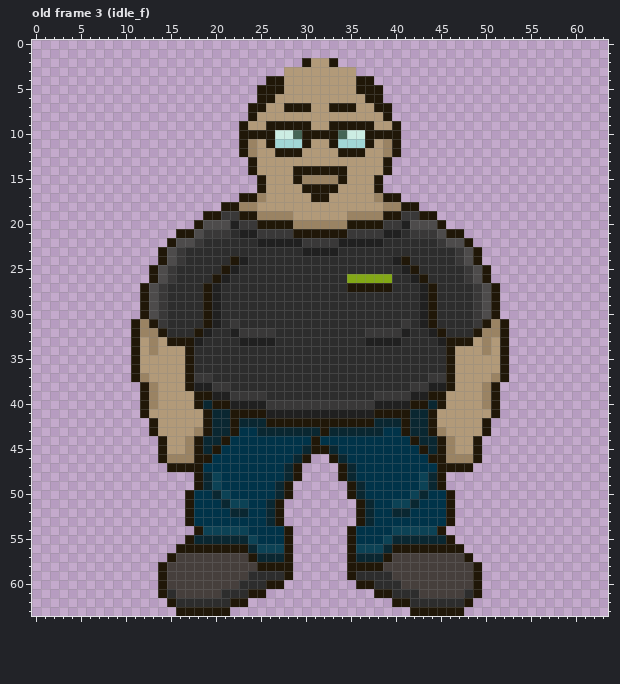
Two versions of one pixel-art file, godot/Projeto 1 -/arquivos/aseprite/carlao_anims.aseprite. This is how it looked before the edit.
64x64 pixels, 33 frames. Colours within 5 levels of each other are drawn and written as one. Shown: old frame 3 (idle_f). The commit also changed other frames, which this record leaves out.
New version:
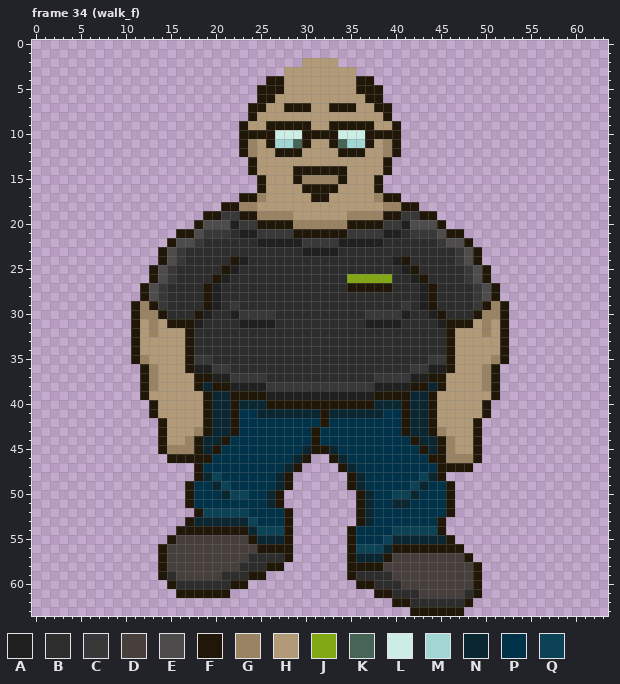
Palette (. is transparent): A #202020  B #2d2d2d  C #393838  D #463f3c  E #4d4b4b  F #201708  G #9a8363  H #b29a79  J #83a816  K #466556  L #ccede3  M #a1d6d5  N #0a2731  P #003349  Q #0c4255
A new or re-ordered frame is compared with the old frame closest to it.
Commit: Walk Carlão
Difference:
frames 33 -> 53
layer "player" added
layer "base" removed
Changed rows in their new state; - is an unchanged pixel.
Frame 34 (walk_f) is new; against old frame 3 (idle_f):
first column x 30:
 2 H--H
first column x 29:
10 L----L
11 K----K
first column x 11:
29 FGF--------C------------------C--------FGF
30 FGGF---FAB-ACCCC----------CCCCA-BAF---FGGF
31 -HGHFFFABB-BAAAA----------AAAAB-BBAFFFHGH-
32 -H-HHHFBB--BBBBB----------BBBBB--BBFHHH-H-
33 --H-HH-B----BBBB----------BBBB----B-HH-H--
34 --H------------------------------------H--
35 -G-----CC------------------------CC-----G-
36 .FG----AACC--------------------CCAA----GF.
37 .FG---HFFAACCCC------------CCCCAAFFH---GF.
38 ------HFNFFAAAACCCCCCCCCCCCAAAAFFNFH------
39 --H----H-NNFFFFAAAAAAAAAAAAFFFFNN-H----H--
40 -.F----HFNNFNNNFFFFFFFFFFFFNNNFNNFH----F.-
41 -.F---------PPNNNNNNNFNNNNNNPP---------F.-
42 --.F--------PPPPPPPPP-PPPPPPPP--------F.--
43 --.F----------PPPPPPFPPPPPPP----------F.--
45 ----GG------------------------------------
46 ---.FFF-----------------------------------
47 ----...-----------------------------------
48 ----------------NF.----.FN----------------
49 ------FPPNQ--------------------QNPPF------
50 ---------PNQQ--NF.------.FN--QQNP---------
51 ----------PPP----------------NNP----------
52 ------.FQQQQQ--PPF-----------PP-----------
53 -------NNNNNNQ-PPF----------------F.------
54 -----FF-FFFFFNQQQ-------------------------
55 ----FDDDDDDDDFNNN-------------------------
56 ---FDDDDDDDDDDFFF-------------------------
57 ---FD--------BBBB-------------------------
58 ------------BBB--.------------------------
59 ----B-----BBBFF...------------------------
60 ---.FBBBBBBFF....-------------------------
61 ---..FFFFFF....---------------------------
62 ----.........-----------------------------
63 -----......-------------------------------
Where, in picture pixels (left, top, right, bottom), the same in both pictures:
changed: (302, 58, 338, 67)
changed: (293, 130, 302, 148)
changed: (338, 130, 347, 148)
changed: (131, 301, 509, 616)
